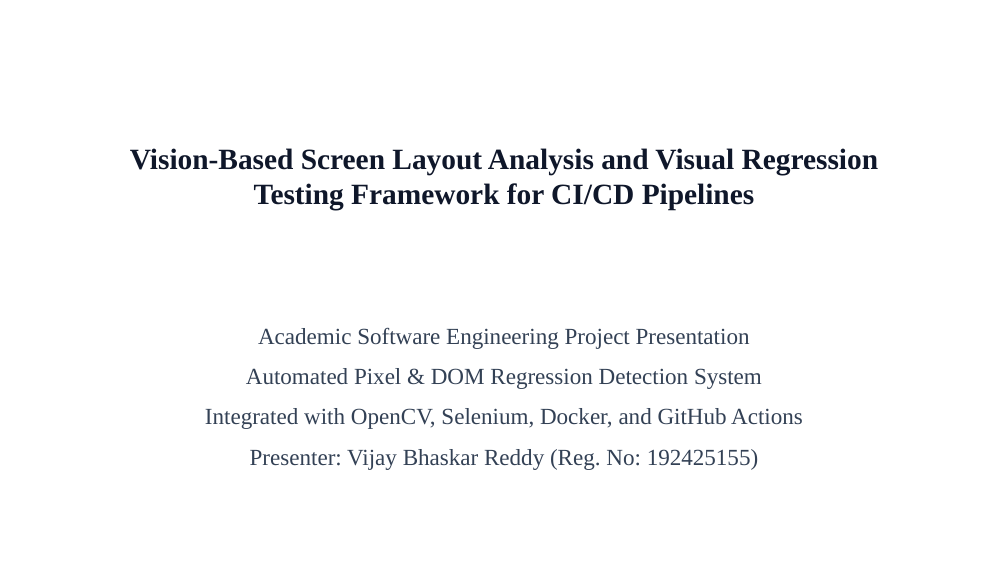
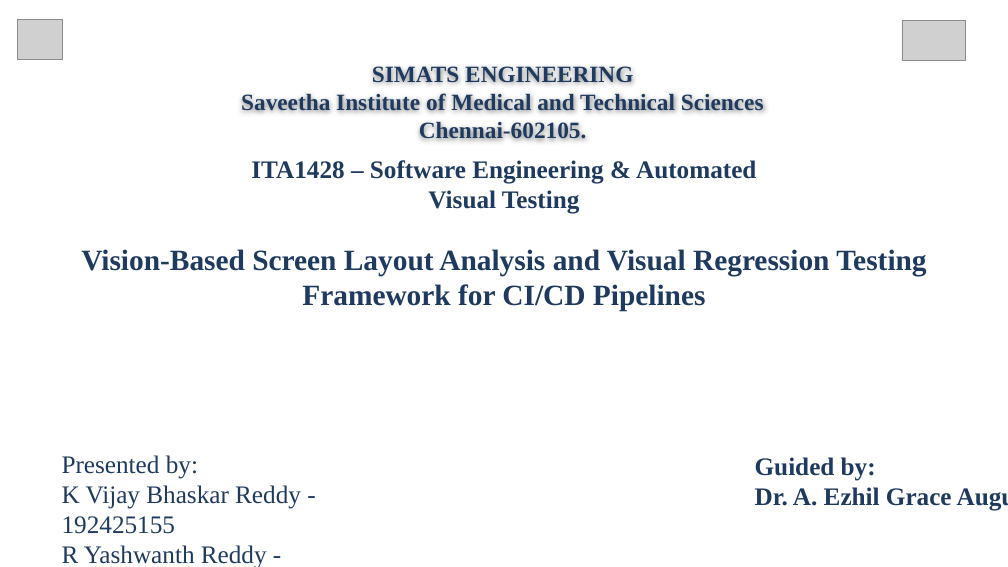
Before and after one commit to 192425155KVijayBhsakarReddy/Visual-Regression-Testing-Framework, a slide deck: slide 1 of Visual_Regression_Testing_Presentation.pptx. Drawn at 1008x567 pixels with LibreOffice and Linux fonts; fonts in the diff are those of the drawing; grey boxes stand for pictures. Boxes give left, top, right and bottom in pixels: in the first picture for what was removed or moved away, otherwise in the second. Text is boxed around its words. In the diff, an @@ line names an element or a change of style, - is before the commit and + after.

Commit message:
docs(presentation): combine 3 modules from SIMATS reference template with CI/CD benchmarks and Jira defect management into final 15-slide presentation

```diff
--- a/Visual_Regression_Testing_Presentation.pptx
+++ b/Visual_Regression_Testing_Presentation.pptx
@@ picture added at box(17, 20, 63, 60) @@
@@ picture added at box(902, 20, 966, 60) @@
@@ text added at box(241, 66, 764, 139), 22.2 pt, text #1F3A5F, bold @@
+SIMATS ENGINEERING
+Saveetha Institute of Medical and Technical Sciences
+Chennai-602105.
@@ text added at box(251, 160, 756, 214), 24 pt, text #1F3A5F, bold @@
+ITA1428 – Software Engineering & Automated Visual Testing
@@ text "Vision-Based Screen Layout Analysis and ...": place and size @@
-text "Vision-Based Screen Layout Analysis and ..." at box(130, 148, 878, 210)
+text "Vision-Based Screen Layout Analysis and ..." at box(81, 249, 926, 311)
@@ text "Vision-Based Screen Layout Analysis and ..." at box(81, 249, 926, 311): text colour #0F172A to #1F3A5F; less space between paragraphs; vertical alignment top to middle @@
@@ text removed at box(205, 327, 803, 470) @@
-Academic Software Engineering Project Presentation
-Automated Pixel & DOM Regression Detection System
-Integrated with OpenCV, Selenium, Docker, and GitHub Actions
-Presenter: Vijay Bhaskar Reddy (Reg. No: 192425155)
@@ text added at box(62, 455, 301, 567), 24 pt, text #1F3A5F @@
+Presented by:
+K Vijay Bhaskar Reddy - 192425155
+R Yashwanth Reddy - 192424337
+M Harinath - 192425020
@@ text added at box(755, 457, 952, 506), 24 pt, text #1F3A5F, bold @@
+Guided by:
+Dr. A. Ezhil Grace Augustin
```
Also in this commit, not shown: 3 other slides changed, 11 slides added, 11 slides removed.
